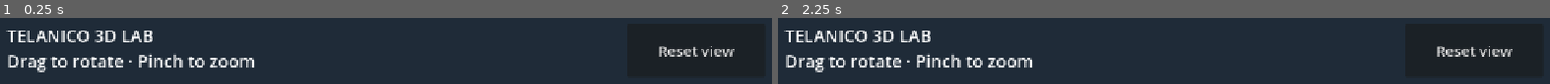
Above: before the commit, frames 1-2 (left to right).
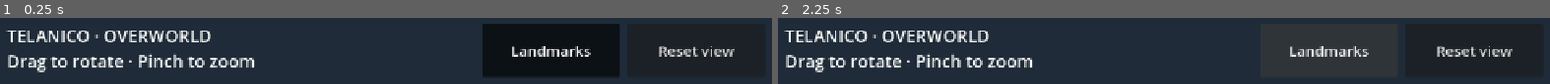
Above: after the commit, the same moments.

Repository: sgdenikin-sys/Telanico-3D-Lab
Game: Godot game, scene res://scenes/main.tscn
The game is run twice, just before and just after one commit, with the same random seed, the same clock (stepped at 60 frames per second) and the same inputs.
Inputs (mouse positions are in pixels of both pictures, inside the frame that each line leads up to):
- Up to frame 1 (0.25 s): no input
- Up to frame 2 (2.25 s): click (1326, 51) at 0.5 s, where only the run after the commit has a clickable "Landmarks"; click (1326, 51) at 1.25 s, where only the run after the commit has a clickable "Landmarks"; click (1326, 51) at 2 s, where only the run after the commit has a clickable "Landmarks"

The runs differ from the first frame. In frame 1, 16% of the frame differs, in the area x 12-81%, y 8-89%; in frame 2, 2.7%.

Commit message:
Block out two-island Telanico overworld with pedestrian connections

Diff:
--- a/godot/scripts/map_smoke_test.gd
+++ b/godot/scripts/map_smoke_test.gd
@@ -1,20 +1,23 @@
 extends Node3D
 
-const MODEL_PATH := "res://assets/generated/smoke_test.glb"
-const MIN_ZOOM := 7.0
-const MAX_ZOOM := 18.0
-const INITIAL_ZOOM := 12.0
+const MODEL_PATH := "res://assets/generated/overworld.glb"
+const MIN_ZOOM := 30.0
+const MAX_ZOOM := 82.0
+const INITIAL_ZOOM := 52.0
 
 var camera: Camera3D
 var island: Node3D
 var touches: Dictionary = {}
 var portrait_hint: ColorRect
+var landmark_labels: Array[Label] = []
+var label_anchors: Array[Node3D] = []
+var show_landmark_labels := true
 
 
 func _ready() -> void:
     camera = Camera3D.new()
     camera.name = "TabletopCamera"
-    camera.position = Vector3(8.0, 9.0, 10.5)
+    camera.position = Vector3(0.0, 65.0, 78.0)
     camera.projection = Camera3D.PROJECTION_ORTHOGONAL
     camera.size = INITIAL_ZOOM
     camera.current = true
@@ -43,6 +46,21 @@
             island = packed_scene.instantiate()
             island.name = "GeneratedIsland"
             add_child(island)
+            var names_layer := CanvasLayer.new()
+            add_child(names_layer)
+            for anchor in island.find_children("*label anchor", "Node3D", true, false):
+                var label := Label.new()
+                label.text = String(anchor.name).replace(" label anchor", "").replace("VAT Tax", "VAT / Tax")
+                label.text = label.text.replace(" Harbor Launch", " Launch").replace(" Tube Station", " Tube")
+                label.add_theme_font_size_override("font_size", 22)
+                label.add_theme_color_override("font_color", Color(0.07, 0.14, 0.16))
+                label.add_theme_color_override("font_outline_color", Color(0.97, 0.94, 0.83))
+                label.add_theme_constant_override("outline_size", 4)
+                label.mouse_filter = Control.MOUSE_FILTER_IGNORE
+                names_layer.add_child(label)
+                label.size = label.get_minimum_size()
+                label_anchors.append(anchor)
+                landmark_labels.append(label)
     else:
         push_error("Run Blender smoke generator first: " + MODEL_PATH)
     _build_hud()
@@ -51,11 +69,20 @@
     print("TELANICO_VIEWER_READY")
 
 
+func _process(_delta: float) -> void:
+    # Screen-space type stays legible on a small landscape phone viewport.
+    for i in range(landmark_labels.size()):
+        var label := landmark_labels[i]
+        var anchor := label_anchors[i]
+        label.visible = show_landmark_labels and not portrait_hint.visible
+        label.position = camera.unproject_position(anchor.global_position) - label.size / 2
+
+
 func _build_hud() -> void:
     var hud := CanvasLayer.new()
     add_child(hud)
     var instructions := Label.new()
-    instructions.text = "TELANICO 3D LAB\nDrag to rotate · Pinch to zoom"
+    instructions.text = "TELANICO · OVERWORLD\nDrag to rotate · Pinch to zoom"
     instructions.position = Vector2(24, 18)
     instructions.add_theme_font_size_override("font_size", 28)
     instructions.mouse_filter = Control.MOUSE_FILTER_IGNORE
@@ -72,6 +99,20 @@
     reset.offset_top = 18
     reset.offset_bottom = 106
     reset.pressed.connect(reset_view)
+
+    var names_button := Button.new()
+    names_button.text = "Landmarks"
+    names_button.toggle_mode = true
+    names_button.button_pressed = true
+    names_button.add_theme_font_size_override("font_size", 24)
+    hud.add_child(names_button)
+    names_button.set_anchors_preset(Control.PRESET_TOP_RIGHT)
+    names_button.offset_left = -484
+    names_button.offset_right = -260
+    names_button.offset_top = 18
+    names_button.offset_bottom = 106
+    names_button.toggled.connect(func(visible_names: bool):
+        show_landmark_labels = visible_names)
 
     portrait_hint = ColorRect.new()
     portrait_hint.color = Color(0.07, 0.10, 0.13, 1.0)
--- a/godot/tests/test_viewer.gd
+++ b/godot/tests/test_viewer.gd
@@ -22,10 +22,27 @@
     await process_frame
     var island: Node3D = viewer.get_node("GeneratedIsland")
     var meshes := island.find_children("*", "MeshInstance3D", true, false)
-    assert(meshes.size() == 35, "Expected both offices and the Coffee Area")
-    for expected in ["Settlements Hall body", "Trade Office body", "Coffee Area kiosk",
-                     "Coffee Area cup sign", "Coffee Area cup handle", "Coffee Area bench seat"]:
+    assert(meshes.size() >= 100 and meshes.size() <= 260, "Overworld mesh budget exceeded")
+    for expected in ["Settlements Hall", "Trade Finance", "Compliance", "LC Desk",
+                     "Coffee Area", "Operations", "Contracts", "VAT Tax", "FX Desk",
+                     "Archive Rotunda", "West Tube Station", "East Tube Station",
+                     "West Harbor Launch", "East Harbor Launch", "Pedestrian Bridge",
+                     "West Island coast", "East Island coast"]:
         assert(island.find_child(expected, true, false) != null, expected)
+    assert(viewer.landmark_labels.size() == 14, "Every destination needs a label")
+    var west = island.find_child("West Tube Station", true, false)
+    var east = island.find_child("East Tube Station", true, false)
+    assert(west.position.x < 0 and east.position.x > 0, "Island roles must stay west/east")
+    assert(west.find_children("*", "MeshInstance3D", true, false).size() ==
+           east.find_children("*", "MeshInstance3D", true, false).size(), "Tube towers must match")
+    for name in ["West Harbor Launch", "East Harbor Launch"]:
+        var dock = island.find_child(name, true, false)
+        assert(absf(dock.position.x) < 8 and absf(dock.position.z) < 3, "Docks must be central")
+    var vertices := 0
+    for mesh in meshes:
+        for surface in range(mesh.mesh.get_surface_count()):
+            vertices += mesh.mesh.surface_get_array_len(surface)
+    assert(vertices < 100000, "Overworld vertex budget exceeded")
     for mesh in meshes:
         assert(mesh.mesh.get_surface_count() > 0)
 
@@ -35,10 +52,10 @@
     var yaw: float = island.rotation.y
     touch(viewer, 7, Vector2(450, 200), true)
     drag(viewer, 7, Vector2(650, 200))
-    assert(is_equal_approx(viewer.camera.size, 7.0), "Pinch outward zooms in and clamps")
+    assert(is_equal_approx(viewer.camera.size, viewer.MIN_ZOOM), "Pinch outward zooms in and clamps")
     assert(is_equal_approx(island.rotation.y, yaw), "Pinch must not also rotate")
     drag(viewer, 7, Vector2(252, 200))
-    assert(is_equal_approx(viewer.camera.size, 18.0), "Pinch inward clamps zoom out")
+    assert(is_equal_approx(viewer.camera.size, viewer.MAX_ZOOM), "Pinch inward clamps zoom out")
     touch(viewer, 7, Vector2(252, 200), false)
     drag(viewer, 3, Vector2(300, 200))
     assert(not is_equal_approx(island.rotation.y, yaw), "Drag resumes after pinch")
@@ -56,6 +73,6 @@
     assert(viewer.touches.is_empty(), "Focus loss clears touches")
     viewer.reset_view()
     assert(is_zero_approx(island.rotation.y))
-    assert(is_equal_approx(viewer.camera.size, 12.0))
-    print("TELANICO_TEST_OK: 35 meshes; touch rotation, pinch, clamps, release, focus, reset")
+    assert(is_equal_approx(viewer.camera.size, viewer.INITIAL_ZOOM))
+    print("TELANICO_TEST_OK: two islands, 14 destinations, mesh/vertex budgets; touch rotation, pinch, clamps, release, focus, reset")
     quit(0)
Not shown, changed: godot/export_presets.cfg
Not shown, changed: .github/workflows/blender-smoke.yml
Not shown, changed: .github/workflows/web-smoke.yml
Not shown, changed: AGENTS.md
Not shown, changed: README.md
Not shown, added: blender/scripts/build_overworld.py
Not shown, added: blender/scripts/overworld_layout.py
Not shown, added: docs/overworld/README.md
Not shown, added: docs/overworld/godot-preview.png
Not shown, added: docs/overworld/overview.png
Not shown, added: docs/overworld/top-down.png
Not shown, changed: tools/build_web.sh
(and 2 more such lines)
